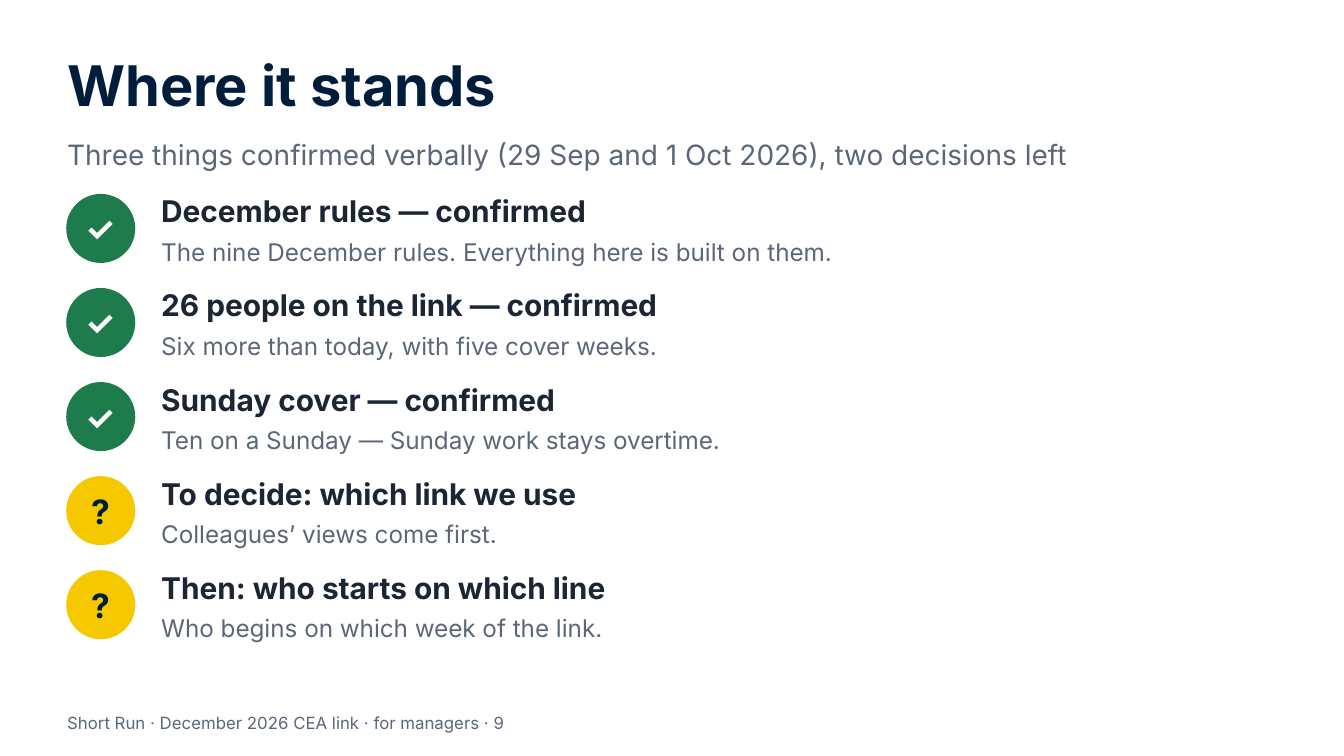
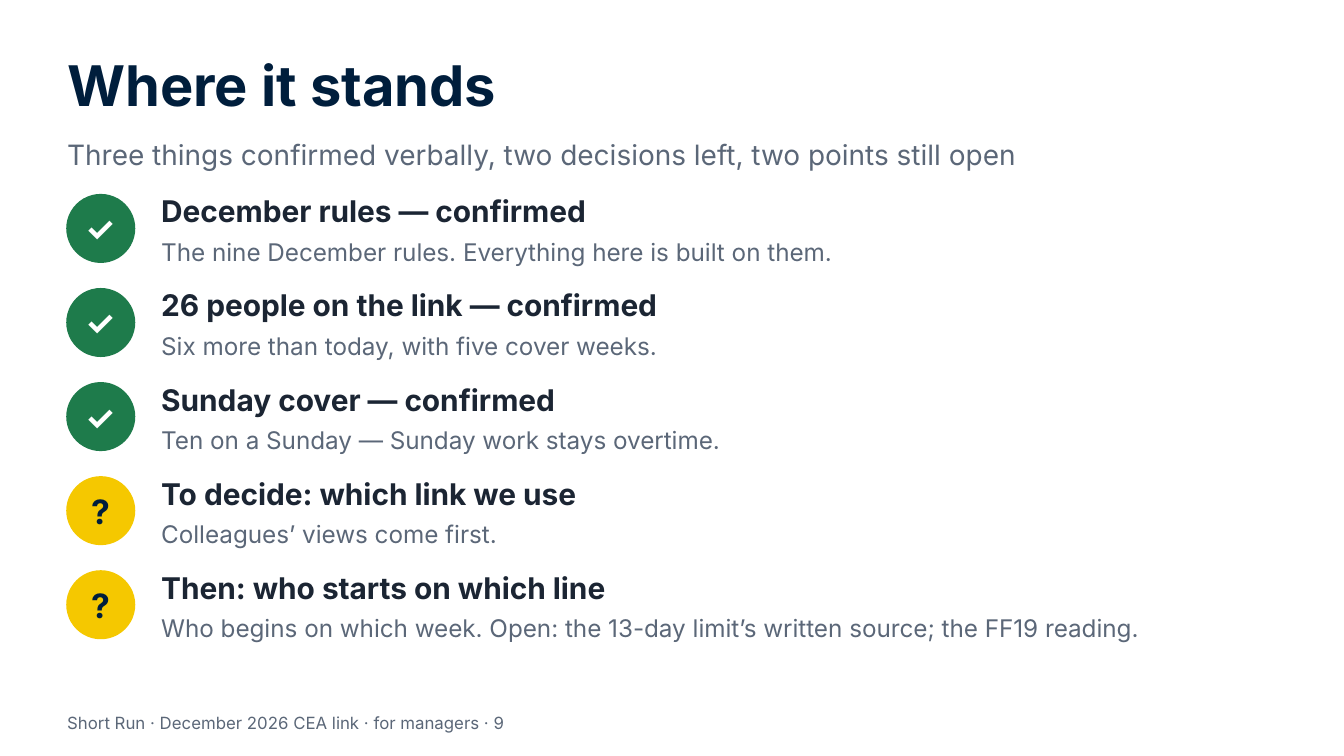
Before and after one commit to Garethdavidmiller/roster-app, a slide deck: slide 9 of docs/links-26/presentations/Short-Run-for-managers.pptx. Drawn at 1344x756 pixels with LibreOffice and Linux fonts; fonts in the diff are those of the drawing. Boxes give left, top, right and bottom in pixels: in the first picture for what was removed or moved away, otherwise in the second. Text is boxed around its words. In the diff, an @@ line names an element or a change of style, - is before the commit and + after.

```diff
--- a/docs/links-26/presentations/Short-Run-for-managers.pptx
+++ b/docs/links-26/presentations/Short-Run-for-managers.pptx
@@ text at (67,143,1016,171): text changed @@
-Three things confirmed verbally (29 Sep and 1 Oct 2026), two decisions left
+Three things confirmed verbally, two decisions left, two points still open
@@ text at (161,619,1139,642): text changed @@
-Who begins on which week of the link.
+Who begins on which week. Open: the 13-day limit’s written source; the FF19 reading.
```
Also in this commit, not shown: 1 other slide changed, 27 other files.
